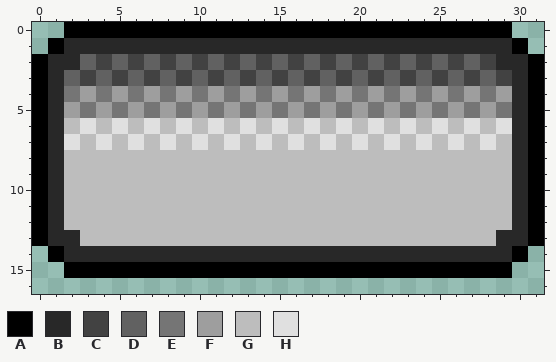
Two states of a pixel-art file, Assets/Arts/GameUI/Canvas_Border_Btn/AllMenuUI/PauseMenu/PausedMenuBorder.aseprite. Above, as it was before the edit.
32x32 pixels, 1 frame. Shown: x 0..31, y 0..16.
Visible layers, top first: "Layer 2", "Layer 1".
Palette (. is transparent): A #000000  B #282828  C #424242  D #616161  E #757575  F #9e9e9e  G #bdbdbd  H #e0e0e0
Pixels before, first column x 0:
 0 ..AAAAAAAAAAAAAAAAAAAAAAAAAAAA..
 1 .ABBBBBBBBBBBBBBBBBBBBBBBBBBBBA.
 2 ABBDCDCDCDCDCDCDCDCDCDCDCDCDCBBA
 3 ABDCDCDCDCDCDCDCDCDCDCDCDCDCDCBA
 4 ABEFEFEFEFEFEFEFEFEFEFEFEFEFEFBA
 5 ABFEFEFEFEFEFEFEFEFEFEFEFEFEFEBA
 6 ABGHGHGHGHGHGHGHGHGHGHGHGHGHGHBA
 7 ABHGHGHGHGHGHGHGHGHGHGHGHGHGHGBA
 8 ABGGGGGGGGGGGGGGGGGGGGGGGGGGGGBA
 9 ABGGGGGGGGGGGGGGGGGGGGGGGGGGGGBA
10 ABGGGGGGGGGGGGGGGGGGGGGGGGGGGGBA
11 ABGGGGGGGGGGGGGGGGGGGGGGGGGGGGBA
12 ABGGGGGGGGGGGGGGGGGGGGGGGGGGGGBA
13 ABBGGGGGGGGGGGGGGGGGGGGGGGGGGBBA
14 .ABBBBBBBBBBBBBBBBBBBBBBBBBBBBA.
15 ..AAAAAAAAAAAAAAAAAAAAAAAAAAAA..
After:
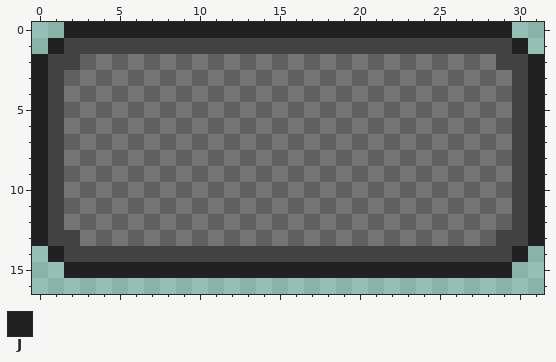
Colours new in this view: J #212121
The edit:
layer "Flattened" added
layer "Layer 1" removed
layer "Layer 2" removed
Changed rows in their new state; - is an unchanged pixel.
Layer "Flattened":
first column x 0:
 0 --JJJJJJJJJJJJJJJJJJJJJJJJJJJJ--
 1 -JCCCCCCCCCCCCCCCCCCCCCCCCCCCCJ-
 2 JCC-E-E-E-E-E-E-E-E-E-E-E-E-ECCJ
 3 JC-E-E-E-E-E-E-E-E-E-E-E-E-E-ECJ
 4 JC-D-D-D-D-D-D-D-D-D-D-D-D-D-DCJ
 5 JCD-D-D-D-D-D-D-D-D-D-D-D-D-D-CJ
 6 JCEDEDEDEDEDEDEDEDEDEDEDEDEDEDCJ
 7 JCDEDEDEDEDEDEDEDEDEDEDEDEDEDECJ
 8 JCEDEDEDEDEDEDEDEDEDEDEDEDEDEDCJ
 9 JCDEDEDEDEDEDEDEDEDEDEDEDEDEDECJ
10 JCEDEDEDEDEDEDEDEDEDEDEDEDEDEDCJ
11 JCDEDEDEDEDEDEDEDEDEDEDEDEDEDECJ
12 JCEDEDEDEDEDEDEDEDEDEDEDEDEDEDCJ
13 JCCEDEDEDEDEDEDEDEDEDEDEDEDEDCCJ
14 -JCCCCCCCCCCCCCCCCCCCCCCCCCCCCJ-
15 --JJJJJJJJJJJJJJJJJJJJJJJJJJJJ--
Changed places in both pictures, as pixel boxes (x1, y1, x2, y2):
changed: (32, 22, 544, 278)
